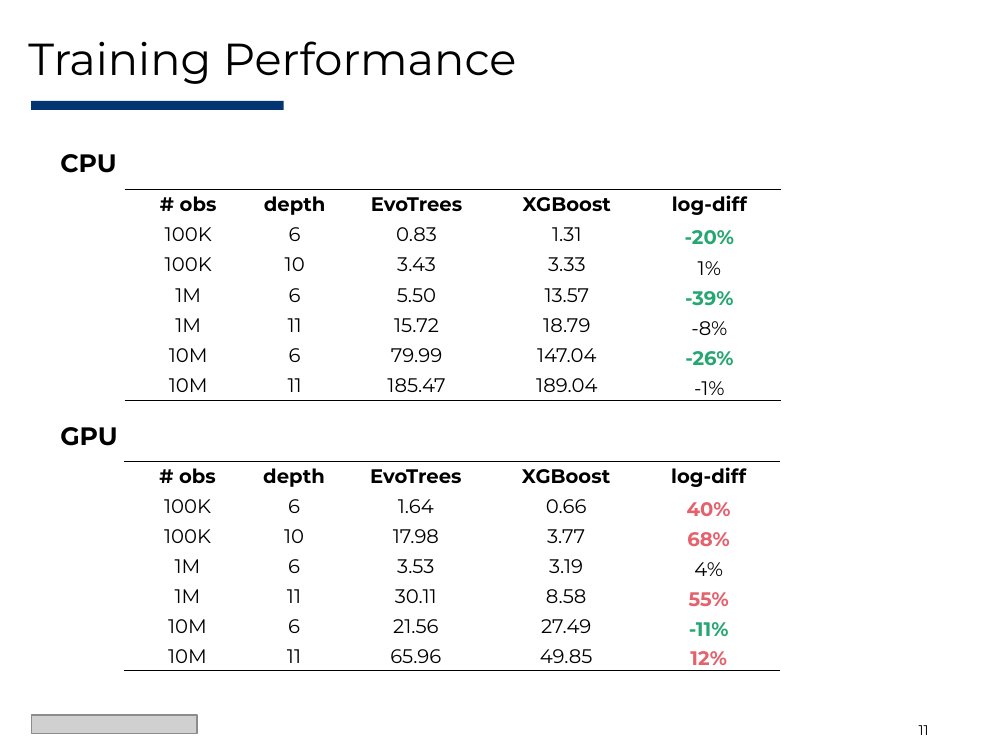
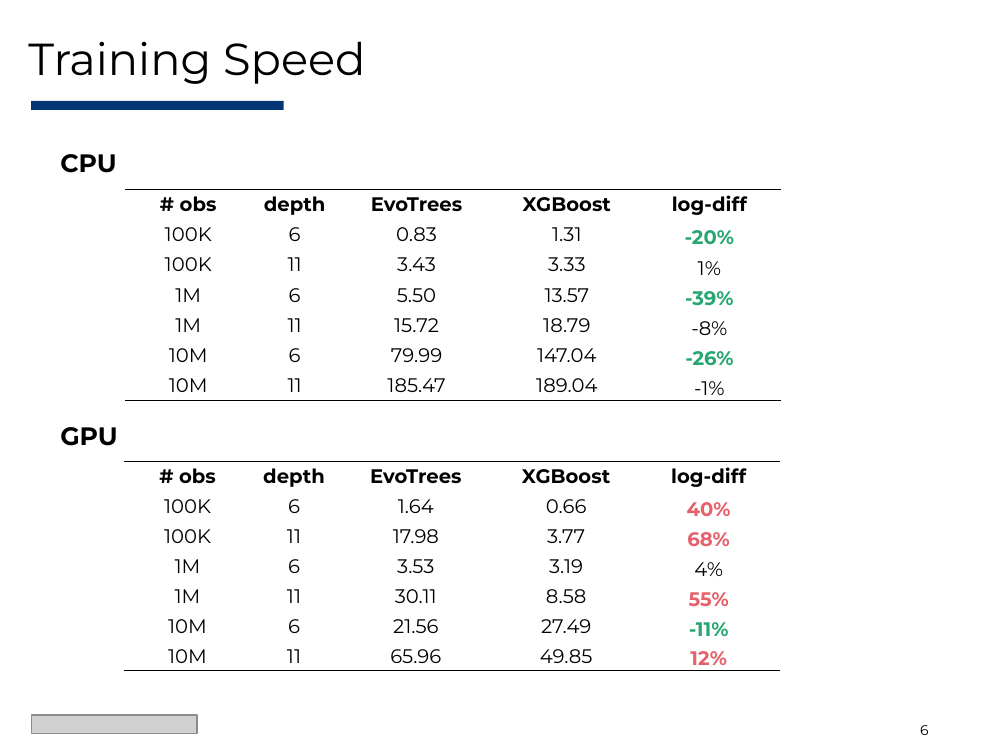
Before and after one commit to Evovest/EvoTrees.jl, a slide deck: slide 6 of docs/juliacon/EvoTrees-JuliaCon2025.pptx (slide 11 before the commit). Drawn at 1008x756 pixels with LibreOffice and Linux fonts; fonts in the diff are those of the drawing; grey boxes stand for pictures. Boxes give left, top, right and bottom in pixels: in the first picture for what was removed or moved away, otherwise in the second. Text is boxed around its words. In the diff, an @@ line names an element or a change of style, - is before the commit and + after.

```diff
--- a/docs/juliacon/EvoTrees-JuliaCon2025.pptx
+++ b/docs/juliacon/EvoTrees-JuliaCon2025.pptx
@@ title at (x1=28, y1=41, x2=365, y2=84): text changed @@
-Training Performance
+Training Speed
@@ table at (x1=125, y1=190, x2=780, y2=607) @@
-row 3, column 2: 10
+row 3, column 2: 11
@@ table at (x1=124, y1=462, x2=779, y2=675) @@
-row 3, column 2: 10
+row 3, column 2: 11
@@ page number at (x1=920, y1=725, x2=929, y2=735): text changed @@
-11
+6
```
Also in this commit, not shown: 8 other slides changed, 2 slides added, 19 other files.
